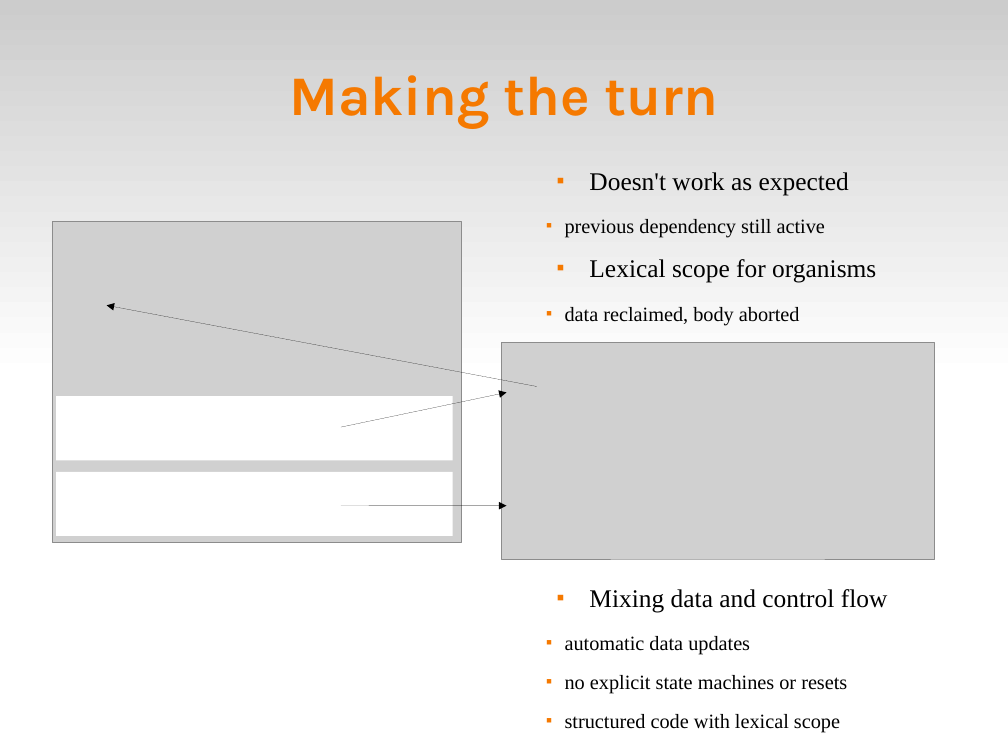
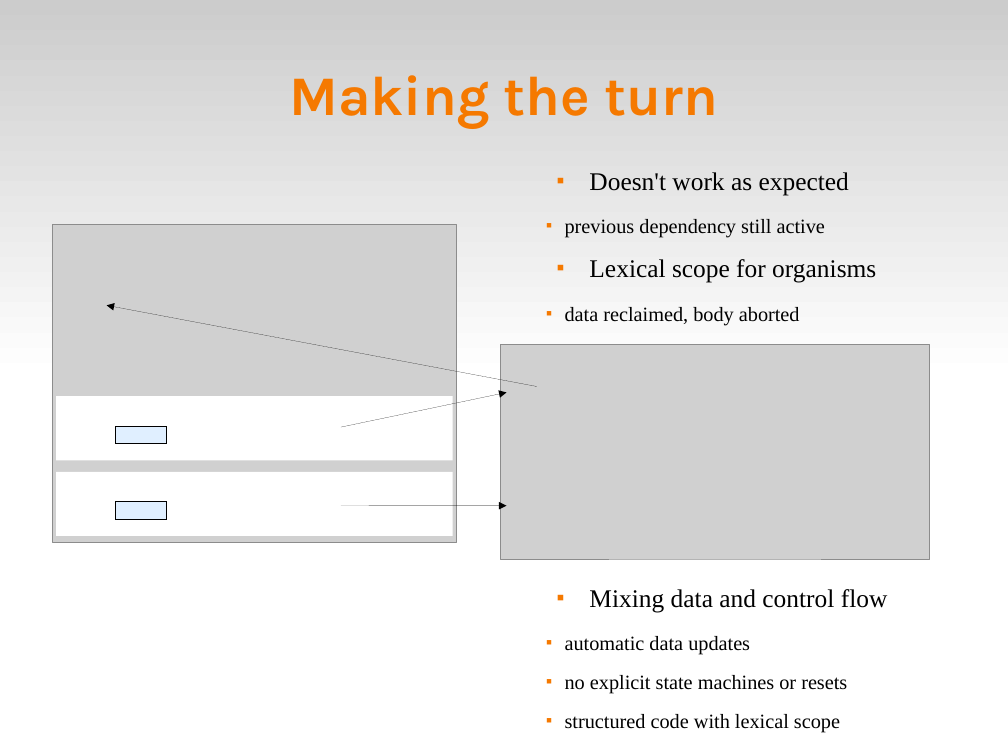
Before and after one commit to fsantanna-no/ceu-docs, a slide deck: slide 10 of ceu_curryon.odp. Drawn at 1008x756 pixels with LibreOffice and Linux fonts; fonts in the diff are those of the drawing; grey boxes stand for pictures. Boxes give left, top, right and bottom in pixels: in the first picture for what was removed or moved away, otherwise in the second. Text is boxed around its words. In the diff, an @@ line names an element or a change of style, - is before the commit and + after.

```diff
--- a/ceu_curryon.odp
+++ b/ceu_curryon.odp
@@ picture: place and size @@
-picture at box(52, 222, 461, 543)
+picture at box(52, 224, 457, 542)
@@ picture: place and size @@
-picture at box(501, 342, 935, 559)
+picture at box(501, 344, 930, 559)
@@ rectangle added at box(116, 426, 166, 444), fill #99CCFF at 30% opacity, outline #000000 0 pt @@
@@ rectangle added at box(116, 502, 166, 520), fill #99CCFF at 30% opacity, outline #000000 0 pt @@
```
Also in this commit, not shown: 13 other slides changed, 3 slides added, 9 slides removed.
